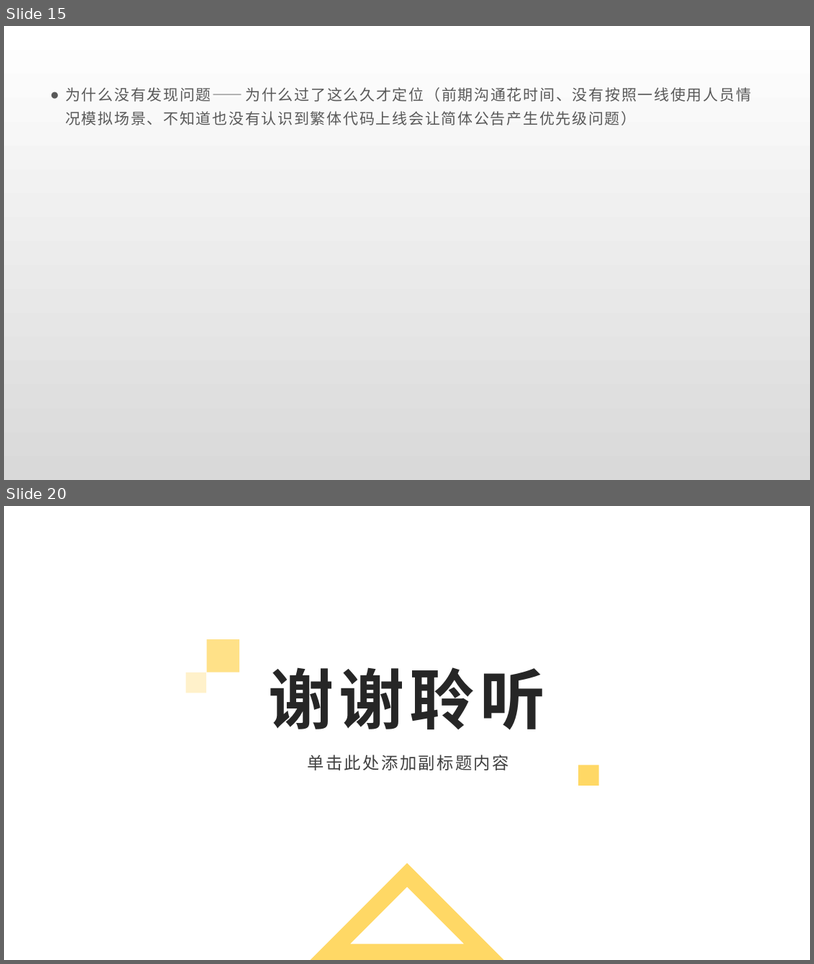
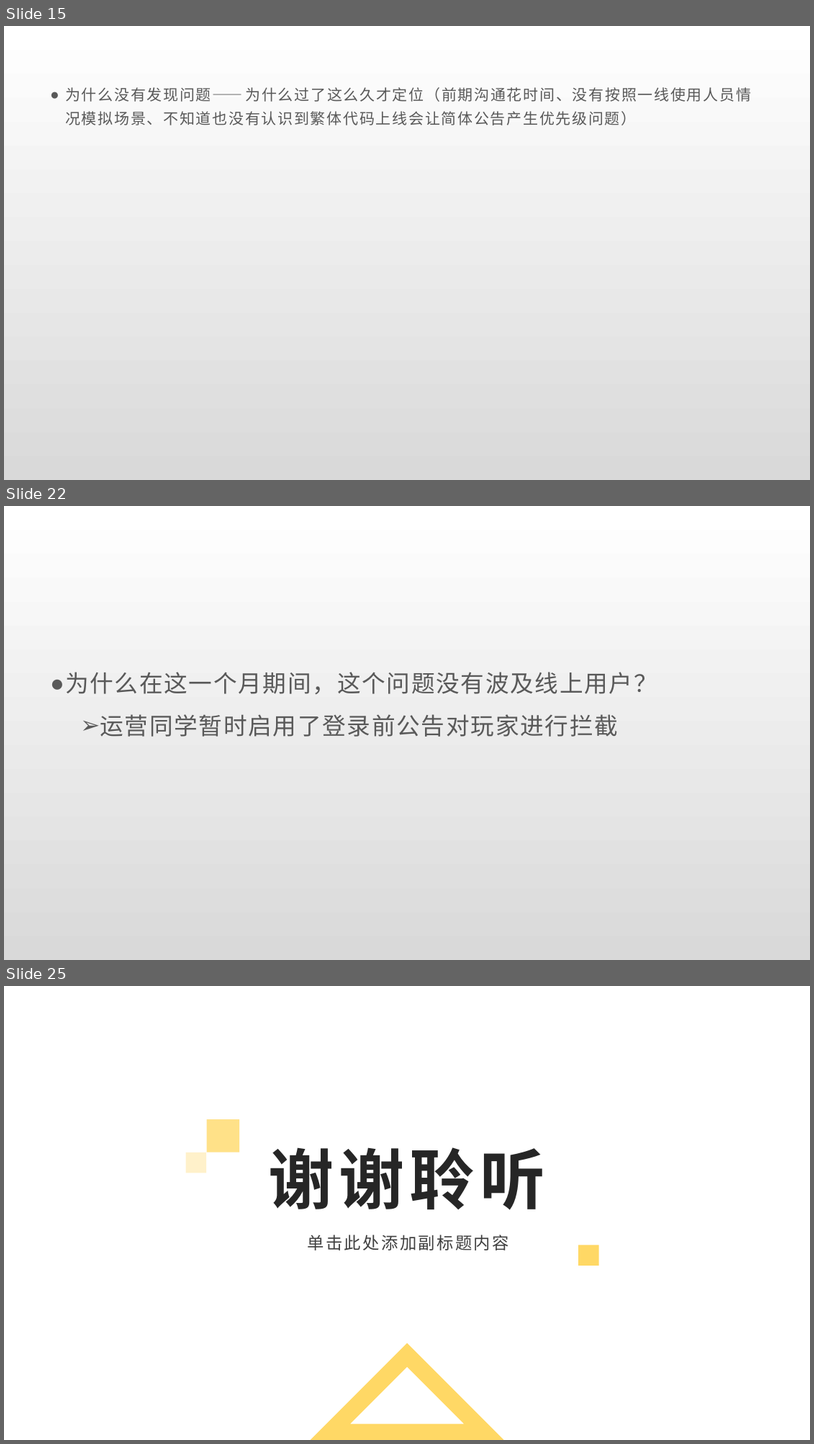
Before and after one commit to Rexixe1993/JavaScriptLesson, a slide deck: 全球版灌篮OBT复盘总结.pptx. Shown one above the other, each under a label of ours: slides 15 and 20 before the commit, slides 15, 22 and 25 after it; the slides between them are not shown. The pictures are 814x964 and 814x1444 pixels, drawn with LibreOffice and Linux fonts; fonts in the diff are those of the drawing; background and template pictures are left out. Boxes give left, top, right and bottom in pixels: in the first picture for what was removed or moved away, otherwise in the second. Text is boxed around its words. In the diff, an @@ line names an element or a change of style, - is before the commit and + after.

```diff
--- a/全球版灌篮OBT复盘总结.pptx
+++ b/全球版灌篮OBT复盘总结.pptx
@@ slide 22 added at box(4, 506, 810, 960), background gradient #FFFFFF to #D9D9D9 @@
@@ text added at box(65, 672, 658, 736), 28 pt, text #595959 @@
+● 为什么在这一个月期间，这个问题没有波及线上用户？
+  ➢ 运营同学暂时启用了登录前公告对玩家进行拦截
@@ what was slide 20 is now slide 25 @@
```
Also in this commit, not shown: 6 slides changed, 4 other slides added.
